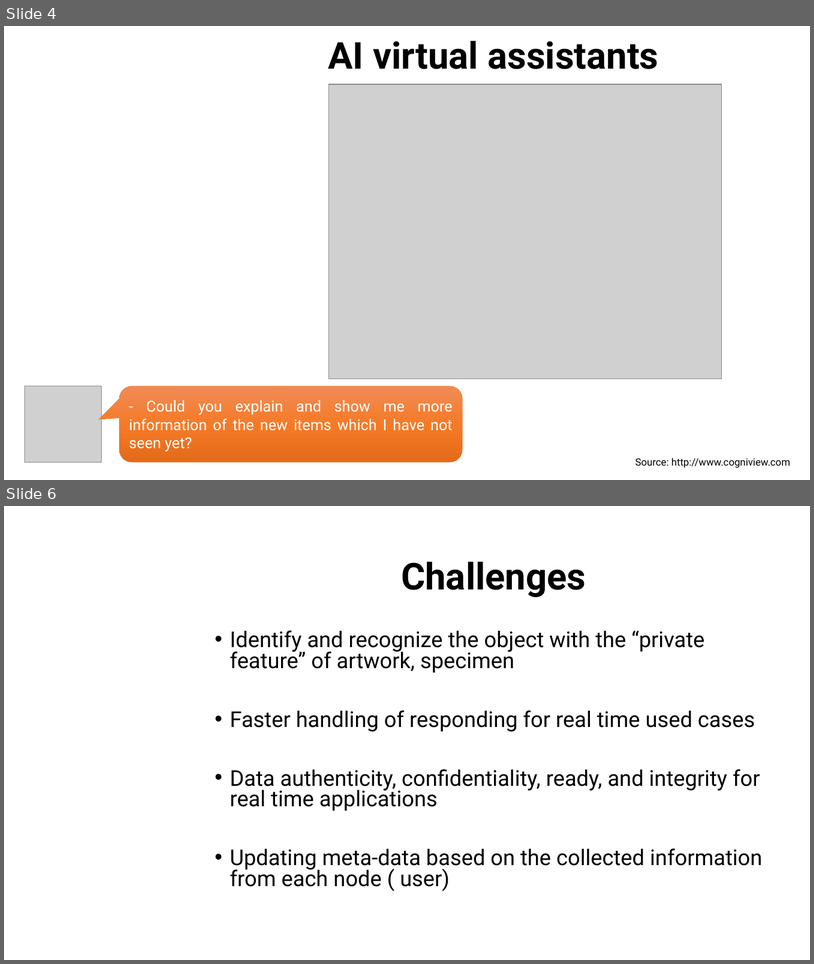
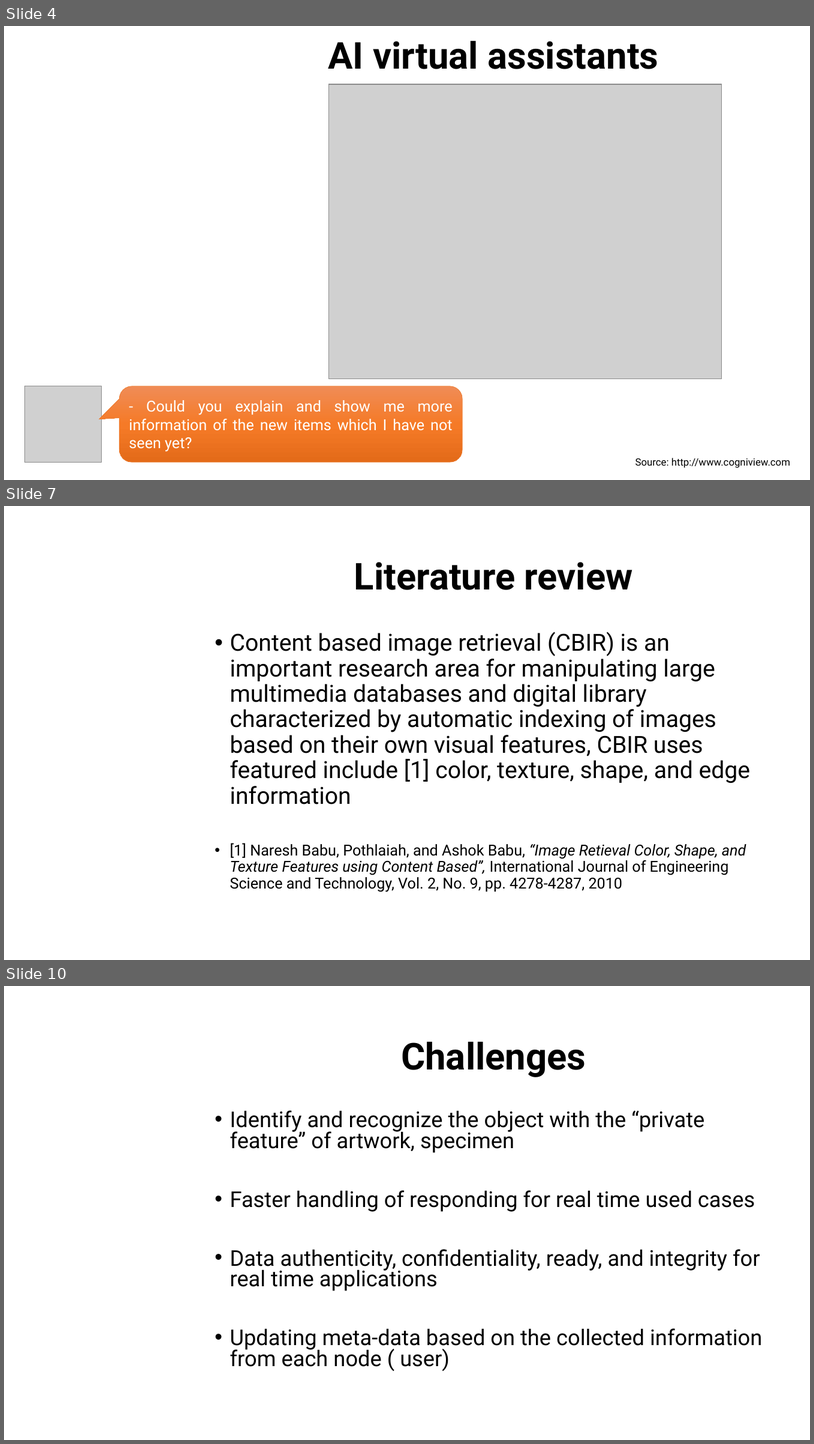
Before and after one commit to dungdovu/DGA1031, a slide deck: DGA1031/What is it.pptx. Shown one above the other, each under a label of ours: slides 4 and 6 before the commit, slides 4, 7 and 10 after it; the slides between them are not shown. The pictures are 814x964 and 814x1444 pixels, drawn with LibreOffice and Linux fonts; fonts in the diff are those of the drawing; grey boxes stand for pictures; background and template pictures are left out. Boxes give left, top, right and bottom in pixels: in the first picture for what was removed or moved away, otherwise in the second. Text is boxed around its words. In the diff, an @@ line names an element or a change of style, - is before the commit and + after.

```diff
--- a/DGA1031/What is it.pptx
+++ b/DGA1031/What is it.pptx
@@ slide 7 added at bbox=[4, 506, 810, 960], background picture (left out) @@
@@ title added at bbox=[354, 562, 633, 590], 44 pt, text #000000, bold @@
+Literature review
@@ text added at bbox=[230, 631, 751, 804], 28 pt, text #000000 @@
+• Content based image retrieval (CBIR) is an important research area for manipulating large multimedia databases and digital library characterized by automatic indexing of images based on their own visual features, CBIR uses featured include [1] color, texture, shape, and edge information
@@ text added at bbox=[230, 843, 747, 892], 18 pt, text #000000 @@
+• [1] Naresh Babu, Pothlaiah, and Ashok Babu, “Image Retieval Color, Shape, and Texture Features using Content Based”, International Journal of Engineering Science and Technology, Vol. 2, No. 9, pp. 4278-4287, 2010
@@ what was slide 6 is now slide 10 @@
```
Also in this commit, not shown: 2 slides changed, 4 other slides added, 2 slides removed, 1 other file.
